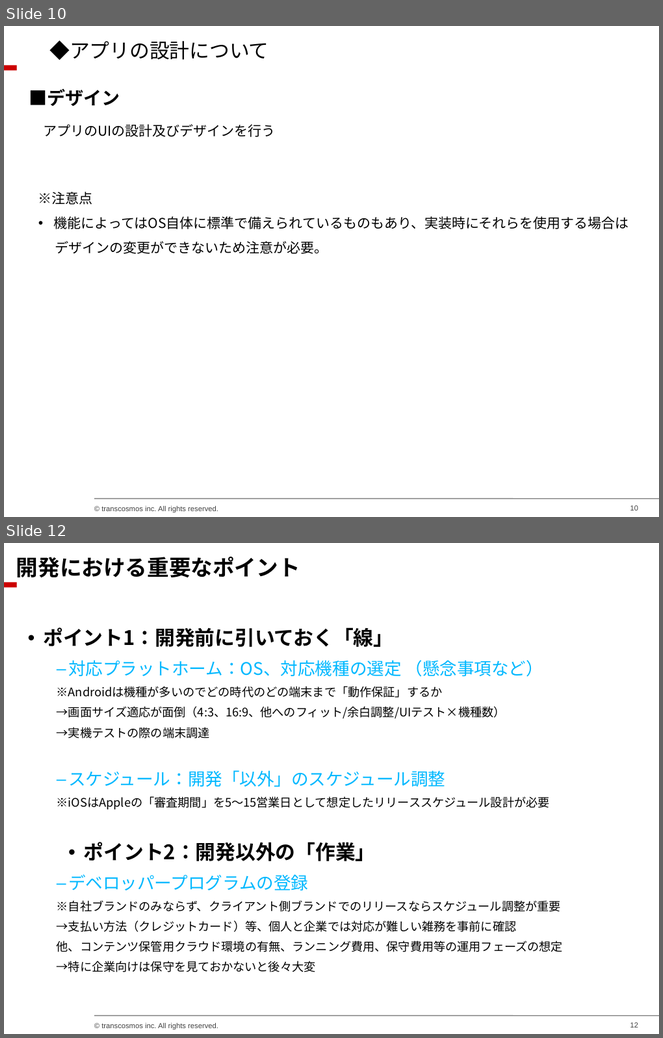
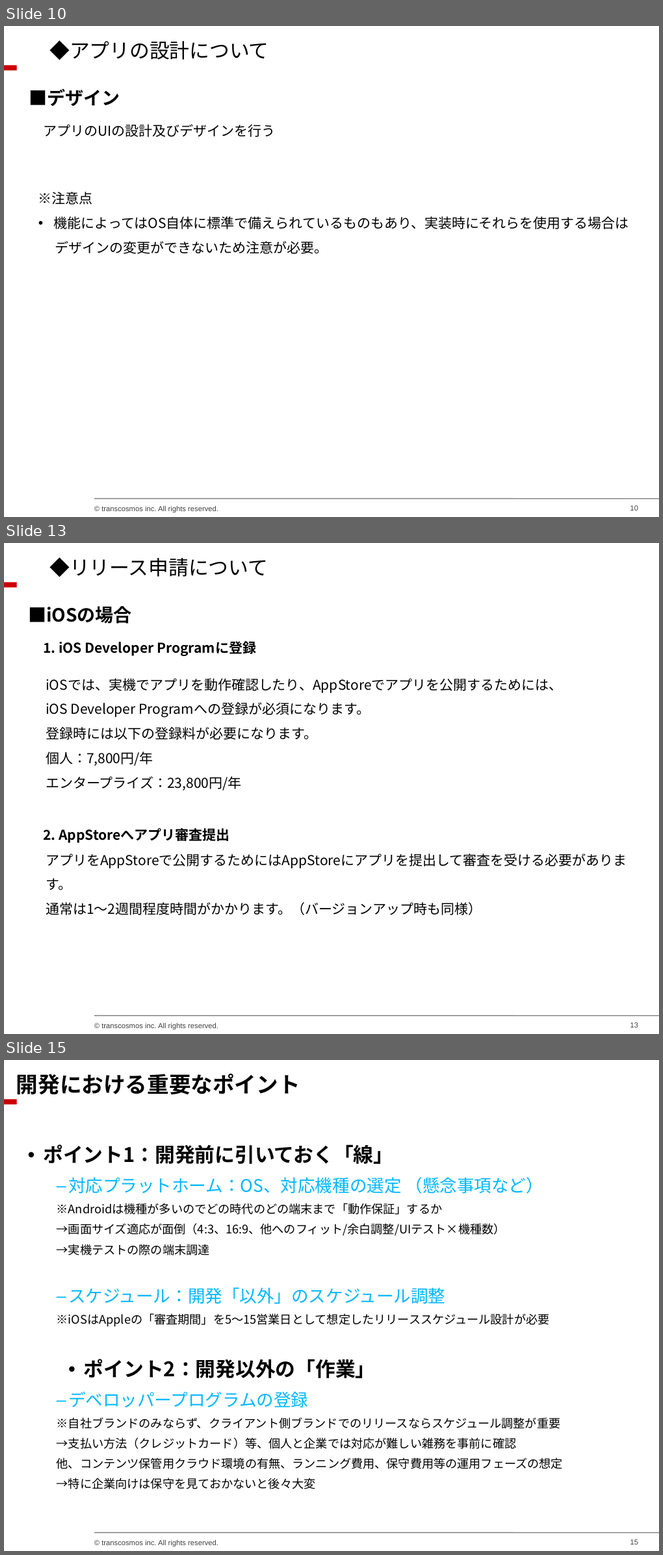
Before and after one commit to chieeeeno/my_common_files, a slide deck: docs/クリエイター勉強会資料/アプリ編/20150122_クリエイターチーム勉強会（アプリ編）.ppt. Shown one above the other, each under a label of ours: slides 10 and 12 before the commit, slides 10, 13 and 15 after it; the slides between them are not shown. The pictures are 663x1038 and 663x1555 pixels, drawn with LibreOffice and Linux fonts; fonts in the diff are those of the drawing; background and template pictures are left out. Boxes give left, top, right and bottom in pixels: in the first picture for what was removed or moved away, otherwise in the second. Text is boxed around its words. In the diff, an @@ line names an element or a change of style, - is before the commit and + after.

```diff
--- a/docs/クリエイター勉強会資料/アプリ編/20150122_クリエイターチーム勉強会（アプリ編）.ppt
+++ b/docs/クリエイター勉強会資料/アプリ編/20150122_クリエイターチーム勉強会（アプリ編）.ppt
@@ slide 13 added at (4, 543, 659, 1034), background #FFFFFF; not listed: 4 template elements that a slide beside it also shows @@
@@ text added at (50, 557, 268, 577), 22 pt, text #000000 @@
+◆リリース申請について
@@ text added at (28, 606, 132, 624), 20 pt, text #000000, bold @@
+■iOSの場合
@@ text added at (43, 641, 256, 656), 15 pt, text #000000, bold @@
+1. iOS Developer Programに登録
@@ text added at (46, 678, 563, 791), 15 pt, text #000000 @@
+iOSでは、実機でアプリを動作確認したり、AppStoreでアプリを公開するためには、
+iOS Developer Programへの登録が必須になります。
+登録時には以下の登録料が必要になります。
+個人：7,800円/年
+エンタープライズ：23,800円/年
@@ text added at (43, 828, 230, 843), 15 pt, text #000000, bold @@
+2. AppStoreへアプリ審査提出
@@ text added at (46, 854, 627, 915), 15 pt, text #000000 @@
+アプリをAppStoreで公開するためにはAppStoreにアプリを提出して審査を受ける必要があります。
+通常は1〜2週間程度時間がかかります。（バージョンアップ時も同様）
@@ what was slide 12 is now slide 15 @@
@@ page number at (631, 1540, 638, 1545): text changed @@
-12
+15
```
Also in this commit, not shown: 3 slides changed, 2 other slides added.
